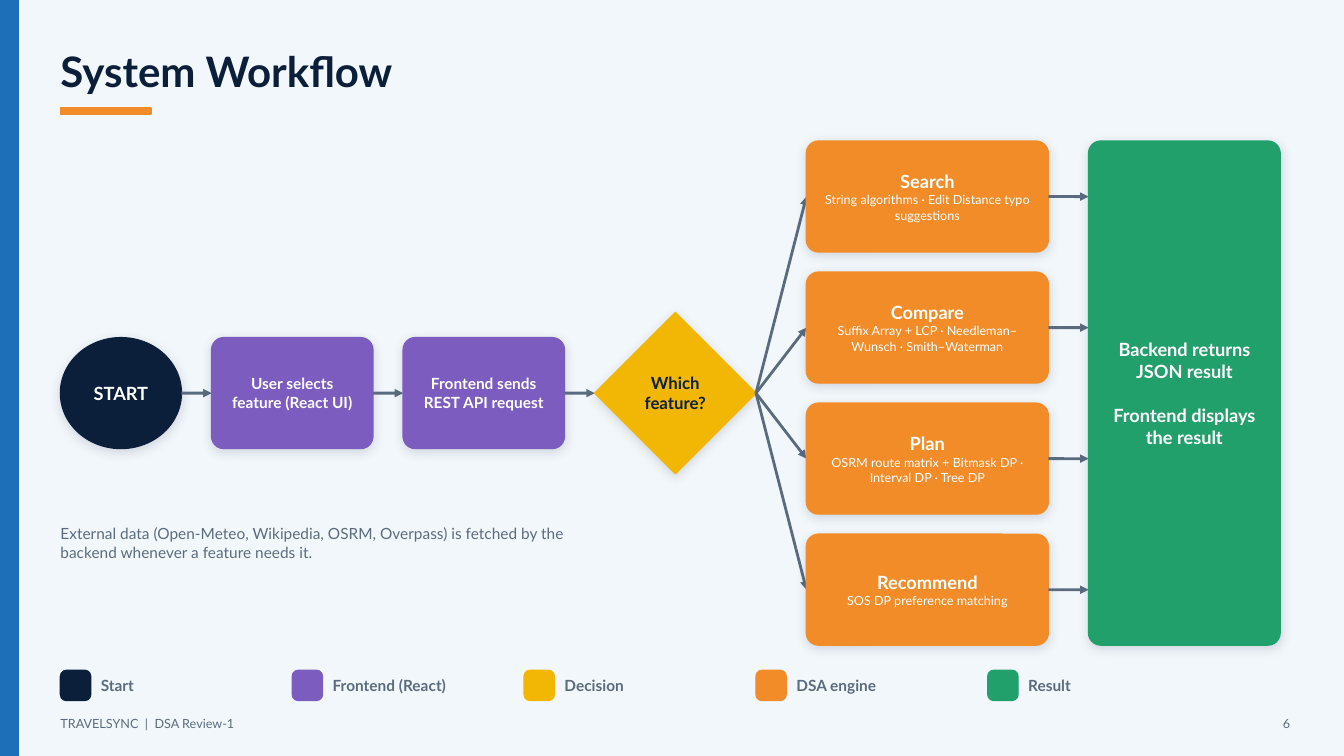
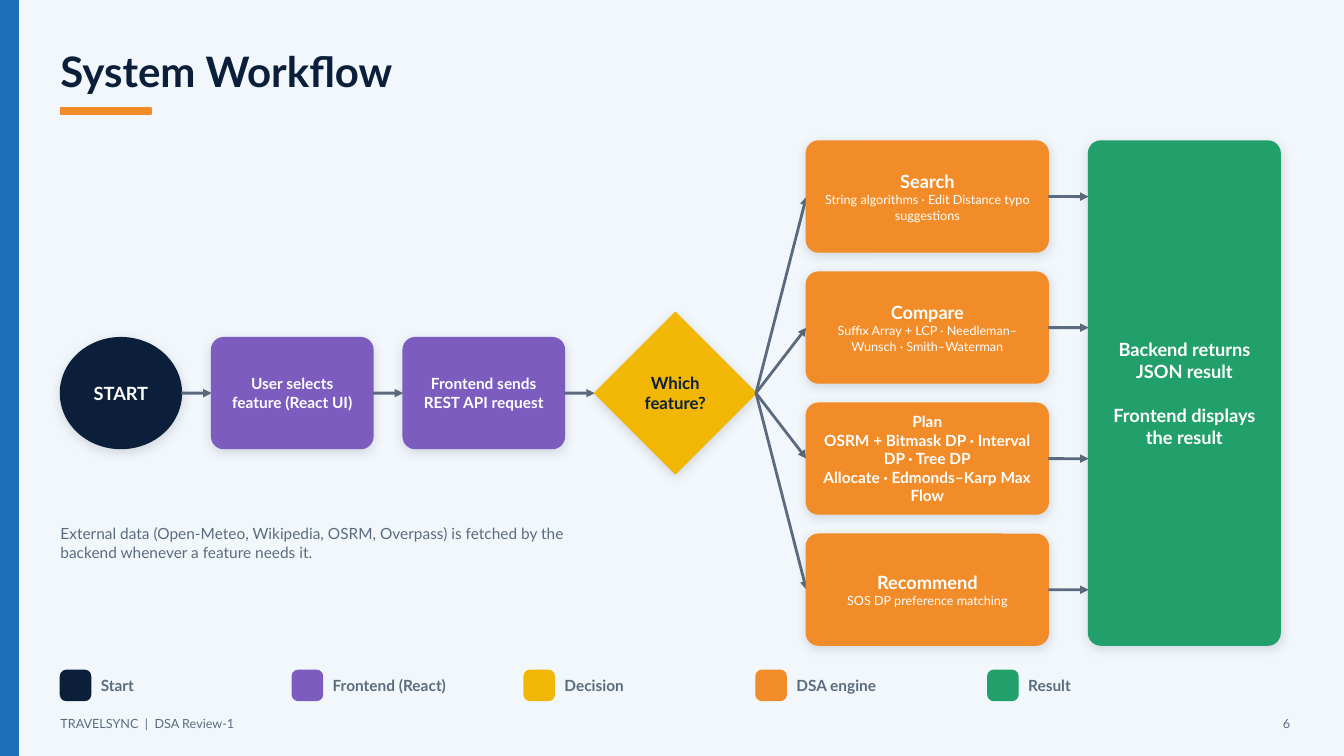
Before and after one commit to Yagati-Keerthika/TravelSync, a slide deck: slide 6 of docs/TravelSync_DSA_Review1.pptx. Drawn at 1344x756 pixels with LibreOffice and Linux fonts; fonts in the diff are those of the drawing. Boxes give left, top, right and bottom in pixels: in the first picture for what was removed or moved away, otherwise in the second. Text is boxed around its words. In the diff, an @@ line names an element or a change of style, - is before the commit and + after.

Commit message:
Add Edmonds-Karp activity allocation

```diff
--- a/docs/TravelSync_DSA_Review1.pptx
+++ b/docs/TravelSync_DSA_Review1.pptx
@@ text at (x1=912, y1=415, x2=942, y2=427): size 13 to 11 pt in "Plan" @@
@@ text at (x1=823, y1=434, x2=1031, y2=501): text changed; size 9 to 11 pt; bold on @@
-OSRM route matrix + Bitmask DP · Interval DP · Tree DP
+OSRM + Bitmask DP · Interval DP · Tree DP
+Allocate · Edmonds–Karp Max Flow
```
Also in this commit, not shown: 7 other slides changed, 1 slide added, 14 other files.
